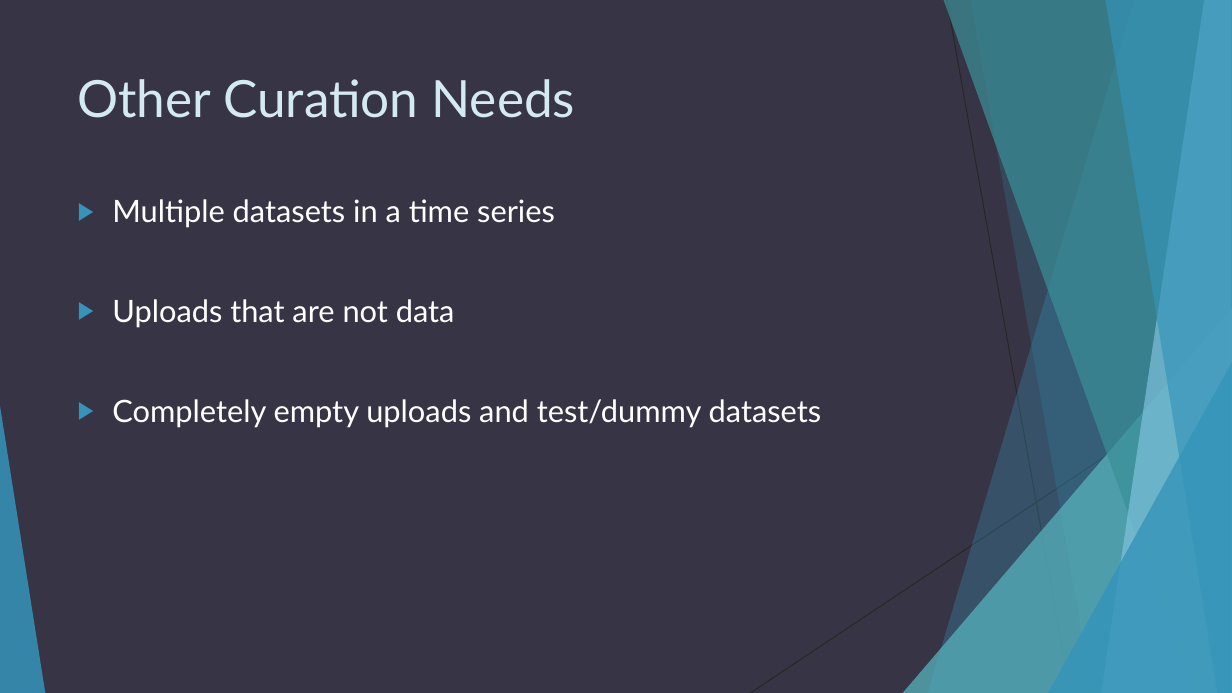
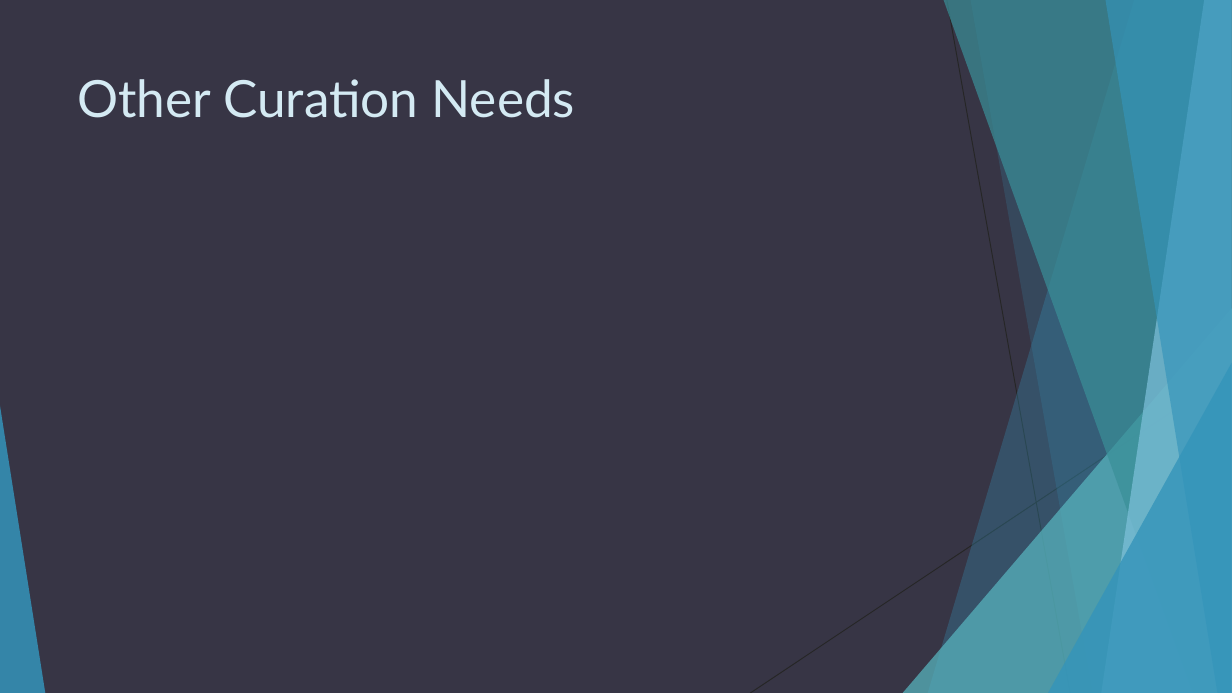
Before and after one commit to OpenDataLiteracy/WSL-AMF, a slide deck: slide 23 of presentations/Washington State Open Data Portal.pptx. Drawn at 1232x693 pixels with LibreOffice and Linux fonts; fonts in the diff are those of the drawing. Boxes give left, top, right and bottom in pixels: in the first picture for what was removed or moved away, otherwise in the second. Text is boxed around its words. In the diff, an @@ line names an element or a change of style, - is before the commit and + after.

```diff
--- a/presentations/Washington State Open Data Portal.pptx
+++ b/presentations/Washington State Open Data Portal.pptx
@@ text removed at (112, 199, 822, 428) @@
-▶ Multiple datasets in a time series
-▶ Uploads that are not data
-▶ Completely empty uploads and test/dummy datasets
```
Also in this commit, not shown: 7 other slides changed.
